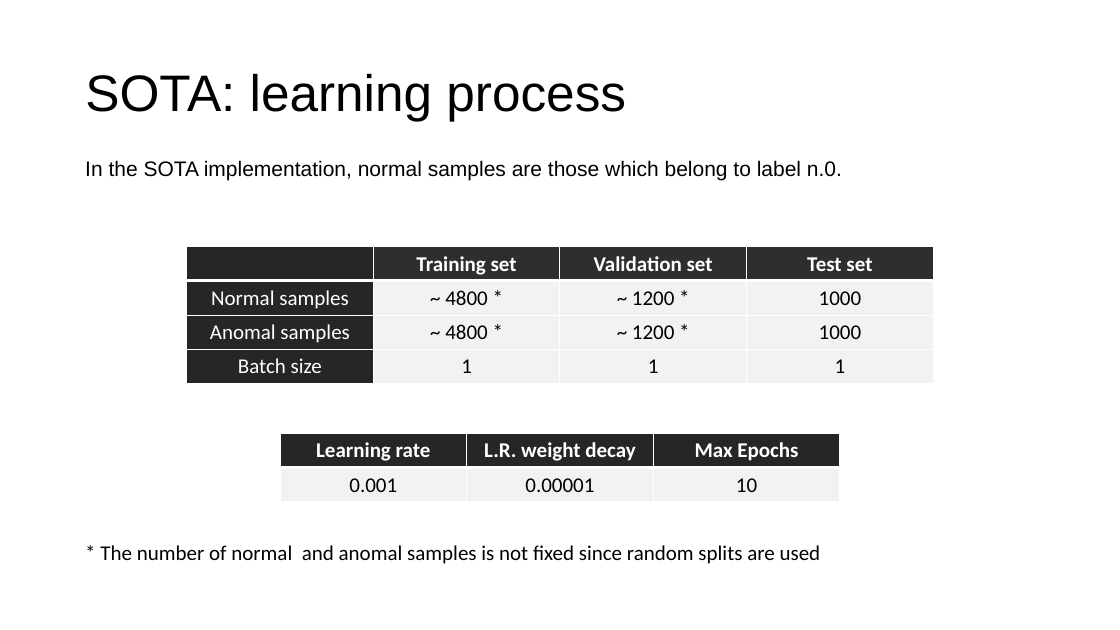
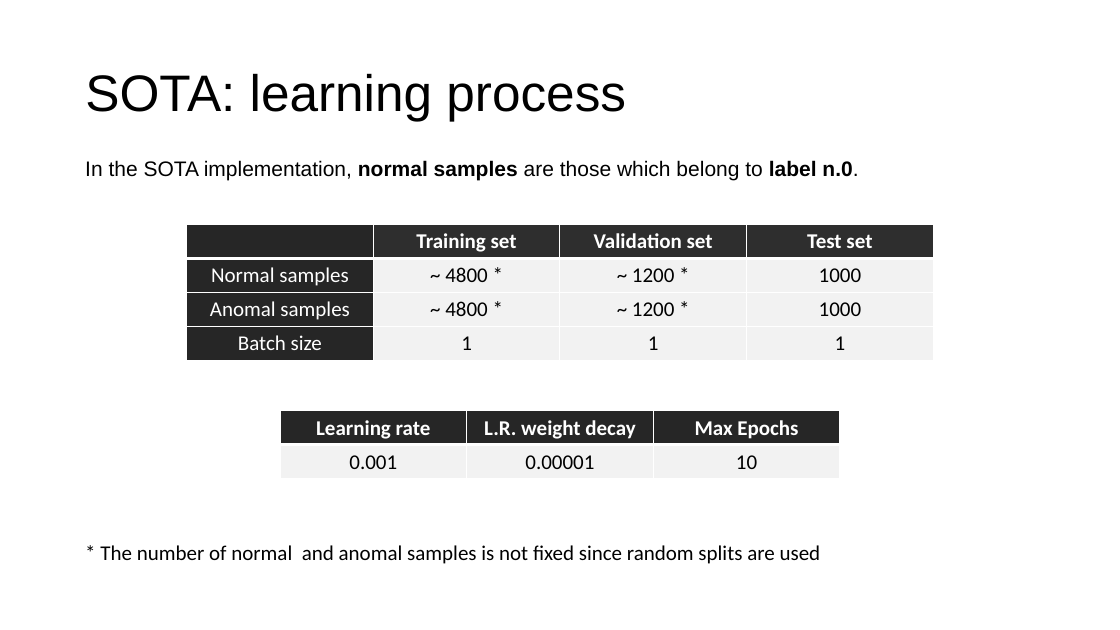
Before and after one commit to alessiapontiggia/DL-project, a slide deck: slide 15 of presentation.pptx. Drawn at 1120x630 pixels with LibreOffice and Linux fonts; fonts in the diff are those of the drawing. Boxes give left, top, right and bottom in pixels: in the first picture for what was removed or moved away, otherwise in the second. Text is boxed around its words. In the diff, an @@ line names an element or a change of style, - is before the commit and + after.

```diff
--- a/presentation.pptx
+++ b/presentation.pptx
@@ text "In the SOTA implementation, normal ..." at [85,160,858,180]: bold on in "normal samples label n.0." @@
@@ table: place and size @@
-table at [187,247,933,383]
+table at [187,224,933,360]
@@ table: place and size @@
-table at [280,434,839,502]
+table at [280,411,839,479]
```
Also in this commit, not shown: 12 other slides changed.
